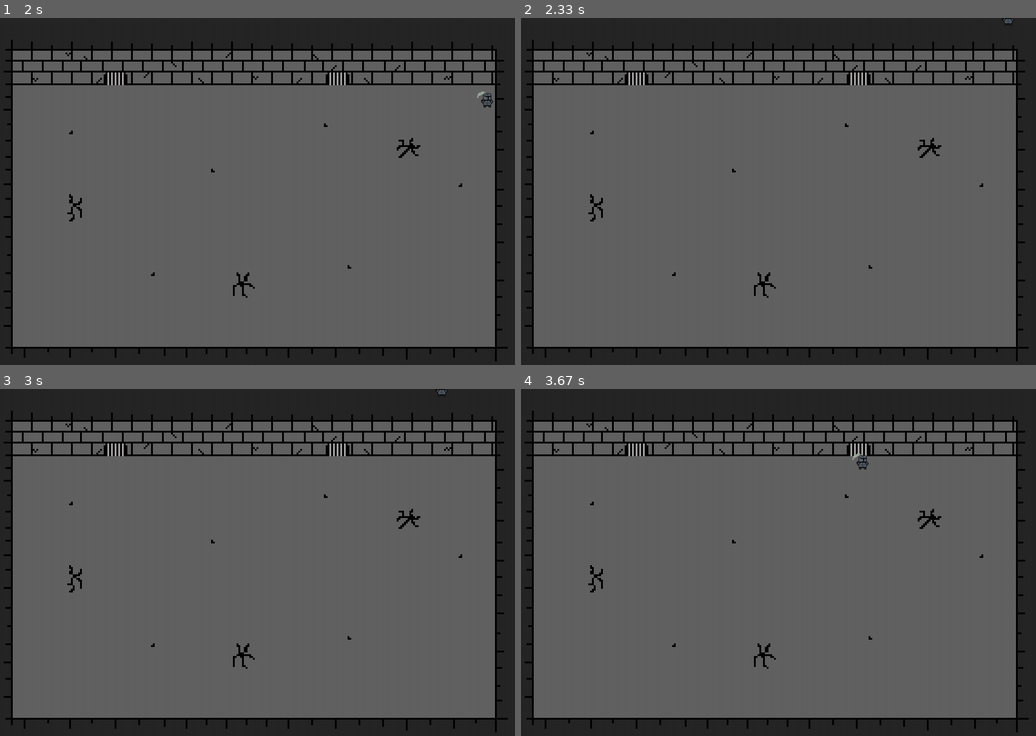
Above: before the commit, frames 1-4 (two rows, left to right).
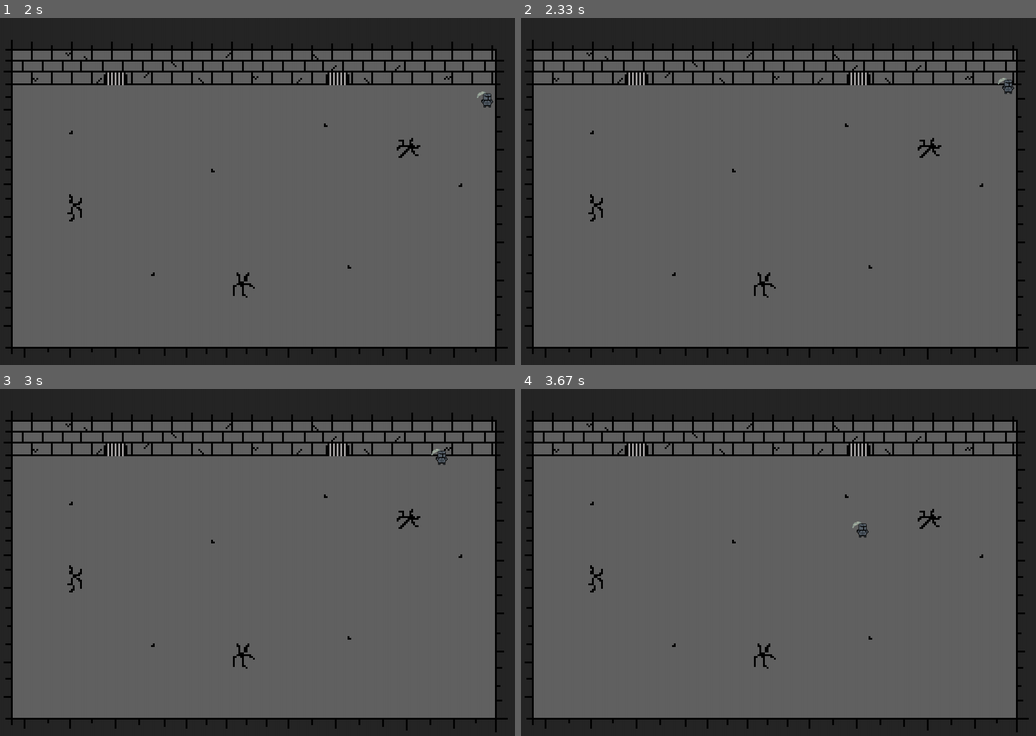
Above: after the commit, the same moments.

Repository: OtavioDayrots/Dark_Souls4
Game: pygame game, started from jogo_principal/main.py
Same seed, same stepped clock (60 frames per second), same inputs: the game is played once before the commit and once after it.
Inputs:
- Up to frame 1 (2 s): hold W 0.33-0.8 s; hold Right 0.33-0.8 s; tap A at 0.83 s; tap S at 1.17 s; hold Right 1.5-1.97 s
- Up to frame 2 (2.33 s): hold Up 2-2.3 s
- Up to frame 3 (3 s): hold Left from 2.83 s (still down)
- Up to frame 4 (3.67 s): release Left at 3.37 s; hold Down from 3.4 s (still down)

Frame 1 is identical in both runs. In frame 2, 0.1% of the frame differs, in the area x 92-96%, y 0-22%; in frame 3, 0.1%; in frame 4, 0.1%, in the area x 64-68%, y 18-43%.

Commit message:
add colisao

Diff:
--- a/jogo_principal/classes.py
+++ b/jogo_principal/classes.py
@@ -16,3 +16,13 @@
         self.dano = dano
         self.alcance = alcance
         self.poder = poder
+
+class Fundo:
+    def __init__(self, img, altura, largura, borda_left, borda_rigth, borda_top, borda_down) -> None:
+        self.img = img
+        self.altura = altura
+        self.largura = largura
+        self.borda_left = borda_left
+        self.borda_rigth = borda_rigth
+        self.borda_top = borda_top
+        self.borda_down = borda_down
--- a/jogo_principal/views.py
+++ b/jogo_principal/views.py
@@ -5,11 +5,12 @@
 # Iniciando pygame
 pygame.init()
 
-def criar_fundo(img, largura, altura):
+def criar_fundo(img, largura, altura, borda_left, borda_rigth, borda_top, borda_down):
+    fundo = Fundo(img, largura, altura, borda_left, borda_rigth, borda_top, borda_down)
     # imagem de fundo
-    fundo = pygame.image.load(img)
+    fundo.img = pygame.image.load(fundo.img)
     # ajustando tamanho do fundo
-    fundo = pygame.transform.scale(fundo, (largura, altura))
+    fundo.img = pygame.transform.scale(fundo.img, (largura, altura))
 
     return fundo
 
@@ -32,10 +33,10 @@
     # Titulo da janela
     pygame.display.set_caption("Dungeon")
 
-    # recebendo img de fundo
-    fundo_atual = criar_fundo("Estruturas/Map/Rooms/Room1_dungeon.png", largura, altura)
     # recebendo img do heori
     heroi = criar_personagem("Estruturas/Hero/spr_hero_idle0.png", 60, 60, 550, 400, 100, 5, 20)
+    # recebendo img de fundo
+    fundo_atual = criar_fundo("Estruturas/Map/Rooms/Room1_dungeon.png", largura, altura, 0 + heroi.largura, largura - (heroi.largura*2) , 0 + (heroi.altura *2), altura - (heroi.altura*2))
 
     # controlador
     while True:
@@ -48,20 +49,24 @@
         teclas = pygame.key.get_pressed()
 
         if teclas[pygame.K_LEFT] or teclas[pygame.K_a]:
-            heroi.pos_x -= heroi.velocidade
-            direcao_ataque = "left"
+            if heroi.pos_x > fundo_atual.borda_left:
+                heroi.pos_x -= heroi.velocidade
+                direcao_ataque = "left"
         if teclas[pygame.K_RIGHT] or teclas[pygame.K_d]:
-            heroi.pos_x += heroi.velocidade
-            direcao_ataque = "right"
+            if heroi.pos_x < fundo_atual.borda_rigth:
+                heroi.pos_x += heroi.velocidade
+                direcao_ataque = "right"
         if teclas[pygame.K_UP] or teclas[pygame.K_w]:
-            heroi.pos_y -= heroi.velocidade
-            direcao_ataque = "up"
+            if heroi.pos_y > fundo_atual.borda_top:
+                heroi.pos_y -= heroi.velocidade
+                direcao_ataque = "up"
         if teclas[pygame.K_DOWN] or teclas[pygame.K_s]:
-            heroi.pos_y += heroi.velocidade
-            direcao_ataque = "down"
+            if heroi.pos_y < fundo_atual.borda_down:
+                heroi.pos_y += heroi.velocidade
+                direcao_ataque = "down"
 
         # Desenhar a imagem de fundo
-        screen.blit(fundo_atual, (0, 0))
+        screen.blit(fundo_atual.img, (0, 0))
 
         # Desenhar o personagem na tela
         screen.blit(heroi.img, (heroi.pos_x, heroi.pos_y))
